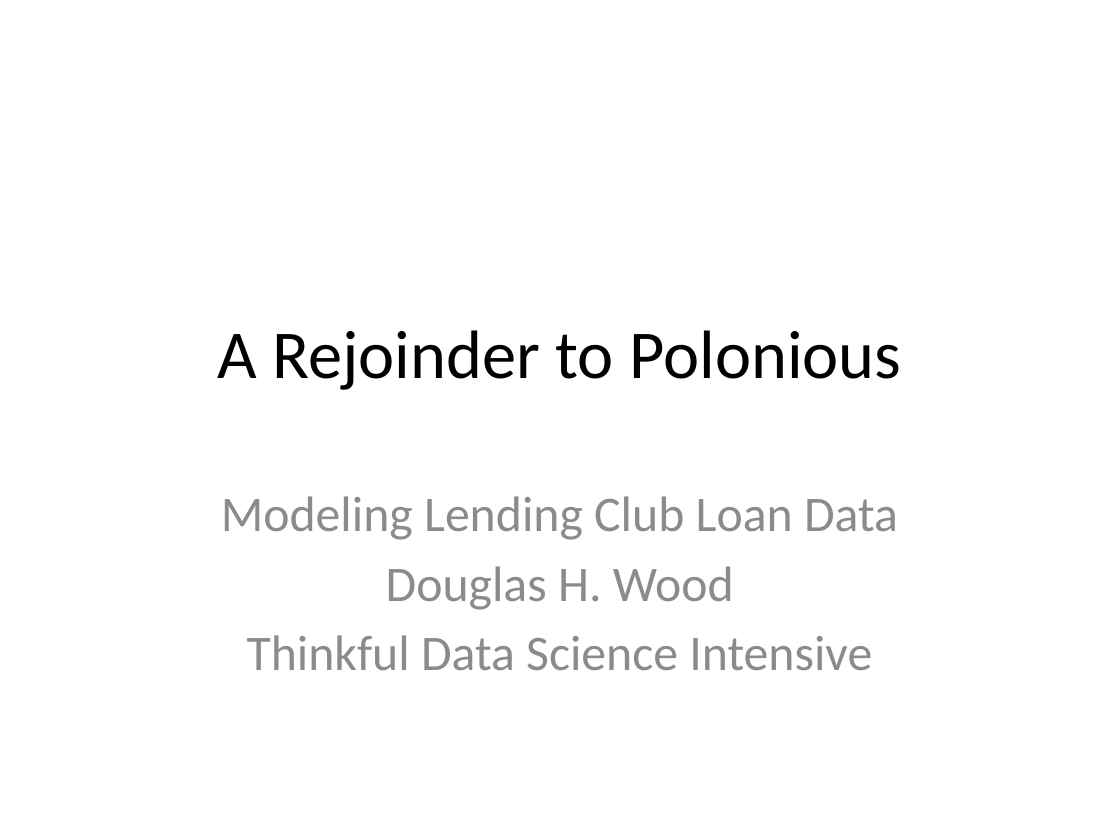
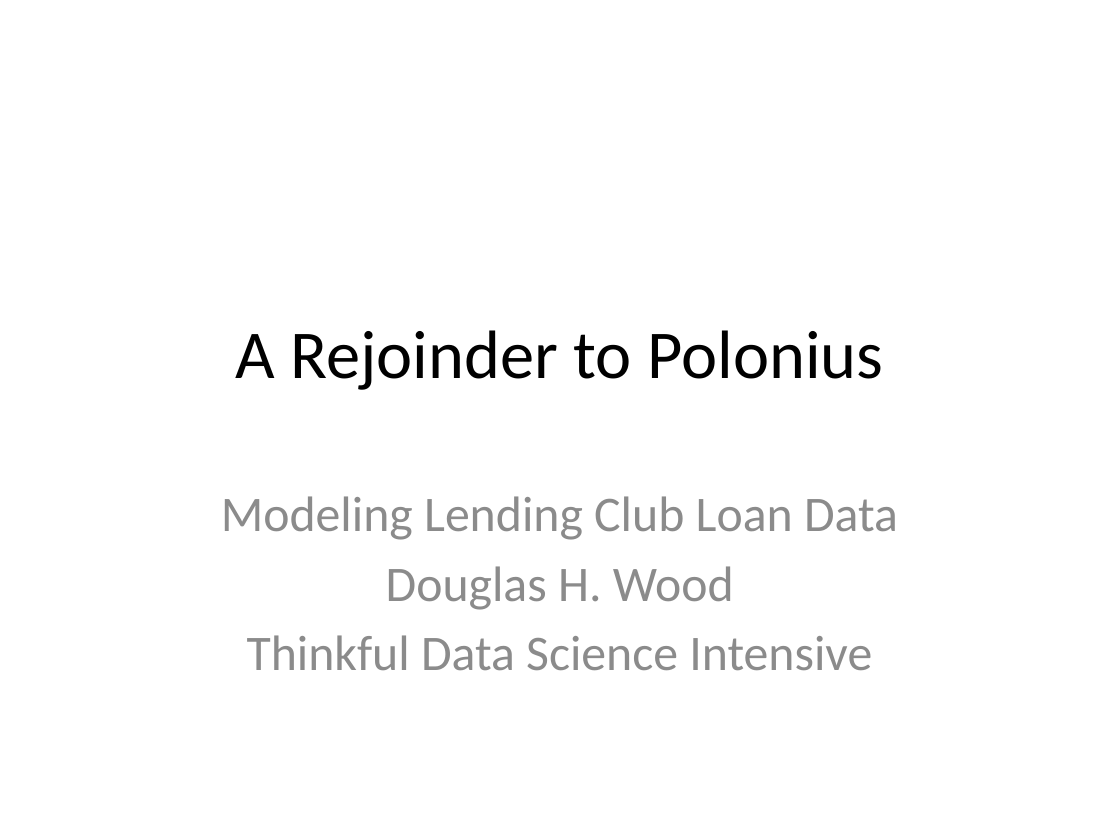
Before and after one commit to douglas-h-wood/LendingClubLoanDataFinal, a slide deck: slide 1 of LendingClubSupvLCapstoneDHW.pptx. Drawn at 1120x840 pixels with LibreOffice and Linux fonts; fonts in the diff are those of the drawing. Boxes give left, top, right and bottom in pixels: in the first picture for what was removed or moved away, otherwise in the second. Text is boxed around its words. In the diff, an @@ line names an element or a change of style, - is before the commit and + after.

```diff
--- a/LendingClubSupvLCapstoneDHW.pptx
+++ b/LendingClubSupvLCapstoneDHW.pptx
@@ title at box(235, 330, 883, 390): text changed @@
-A Rejoinder to Polonious
+A Rejoinder to Polonius
```
Also in this commit, not shown: 4 other slides changed, 1 other file.
